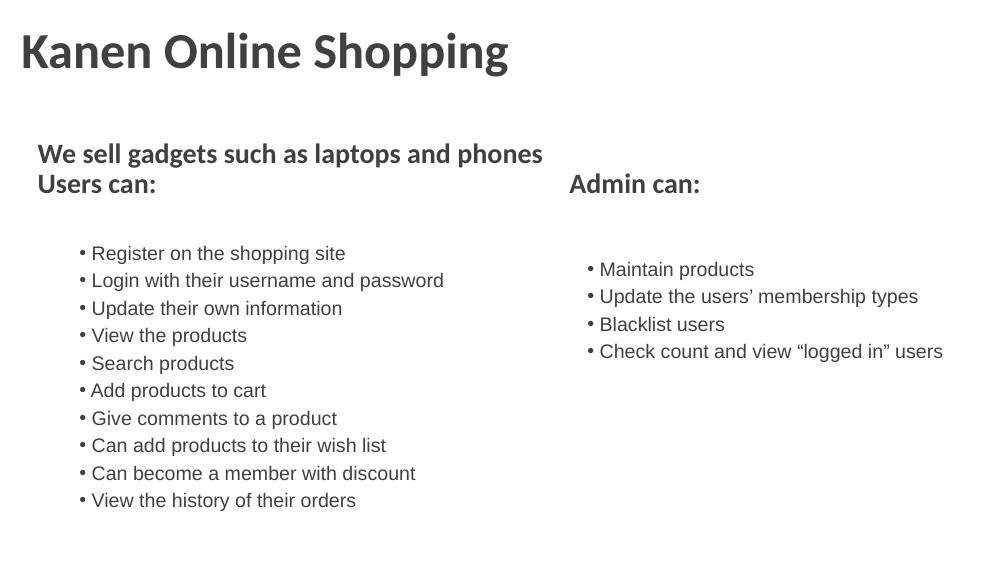
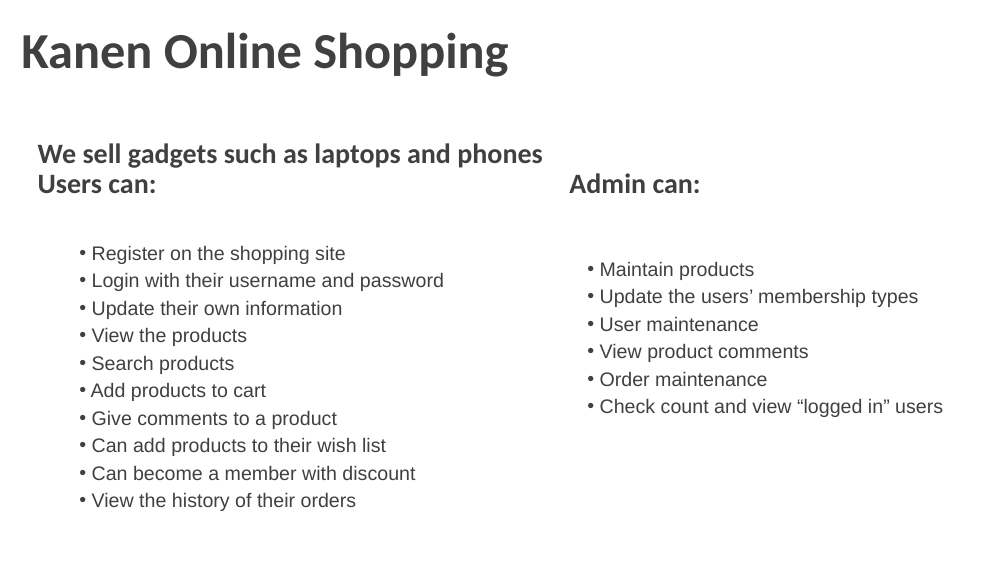
Before and after one commit to MNLBC/Group3Projects, a slide deck: slide 2 of W6 Project/KanenOnlineShopping.pptx. Drawn at 1008x567 pixels with LibreOffice and Linux fonts; fonts in the diff are those of the drawing; background and template pictures are left out. Boxes give left, top, right and bottom in pixels: in the first picture for what was removed or moved away, otherwise in the second. Text is boxed around its words. In the diff, an @@ line names an element or a change of style, - is before the commit and + after.

```diff
--- a/W6 Project/KanenOnlineShopping.pptx
+++ b/W6 Project/KanenOnlineShopping.pptx
@@ text at (600,317,809,386): text changed @@
-• Blacklist users
+• User maintenance
+• View product comments
+• Order maintenance
```
Also in this commit, not shown: 1 other slide changed, 4 other files.
